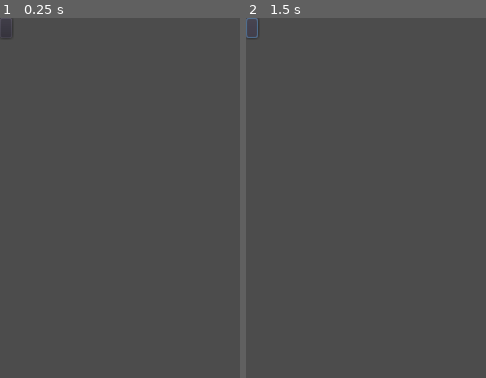
Above: before the commit, frames 1-2 (left to right).
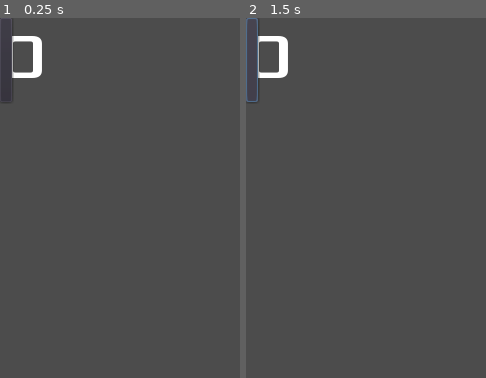
Above: after the commit, the same moments.

Repository: clanam/godot-00-tutorial
Game: Godot game, scene res://HUD.tscn
Same seed, same stepped clock (60 frames per second), same inputs: the game is played once before the commit and once after it. This scene is started directly instead of the project's main scene.
Inputs (mouse positions are % of the whole screen's width and height, from its top left; square brackets give the same spot before the commit, where the layout moved):
- Up to frame 1 (0.25 s): no input
- Up to frame 2 (1.5 s): click (1, 6) [1, 1] at 0.5 s; click (1, 6) [1, 1] at 1.25 s
The pictures show only the part of the screen within x 0-50%, y 0-50%; the shares and areas given below are measured in that part.

The runs differ from the first frame. In frame 1, 0.8% of the frame differs, in the area x 0-18%, y 5-24%; in frame 2, 0.9%.

Commit message:
[🔤] add xolonium font to hud elements

Diff:
--- a/HUD.tscn
+++ b/HUD.tscn
@@ -1,10 +1,18 @@
-[gd_scene format=2]
+[gd_scene load_steps=3 format=2]
+
+[ext_resource path="res://dodge_assets/fonts/Xolonium-Regular.ttf" type="DynamicFontData" id=1]
+
+[sub_resource type="DynamicFont" id=1]
+size = 64
+font_data = ExtResource( 1 )
 
 [node name="HUD" type="CanvasLayer"]
 
 [node name="ScoreLabel" type="Label" parent="."]
 margin_right = 40.0
 margin_bottom = 14.0
+custom_fonts/font = SubResource( 1 )
+text = "0"
 __meta__ = {
 "_edit_use_anchors_": false
 }
@@ -12,6 +20,7 @@
 [node name="Message" type="Label" parent="."]
 margin_right = 40.0
 margin_bottom = 14.0
+custom_fonts/font = SubResource( 1 )
 __meta__ = {
 "_edit_use_anchors_": false
 }
@@ -19,6 +28,7 @@
 [node name="StartButton" type="Button" parent="."]
 margin_right = 12.0
 margin_bottom = 20.0
+custom_fonts/font = SubResource( 1 )
 __meta__ = {
 "_edit_use_anchors_": false
 }
